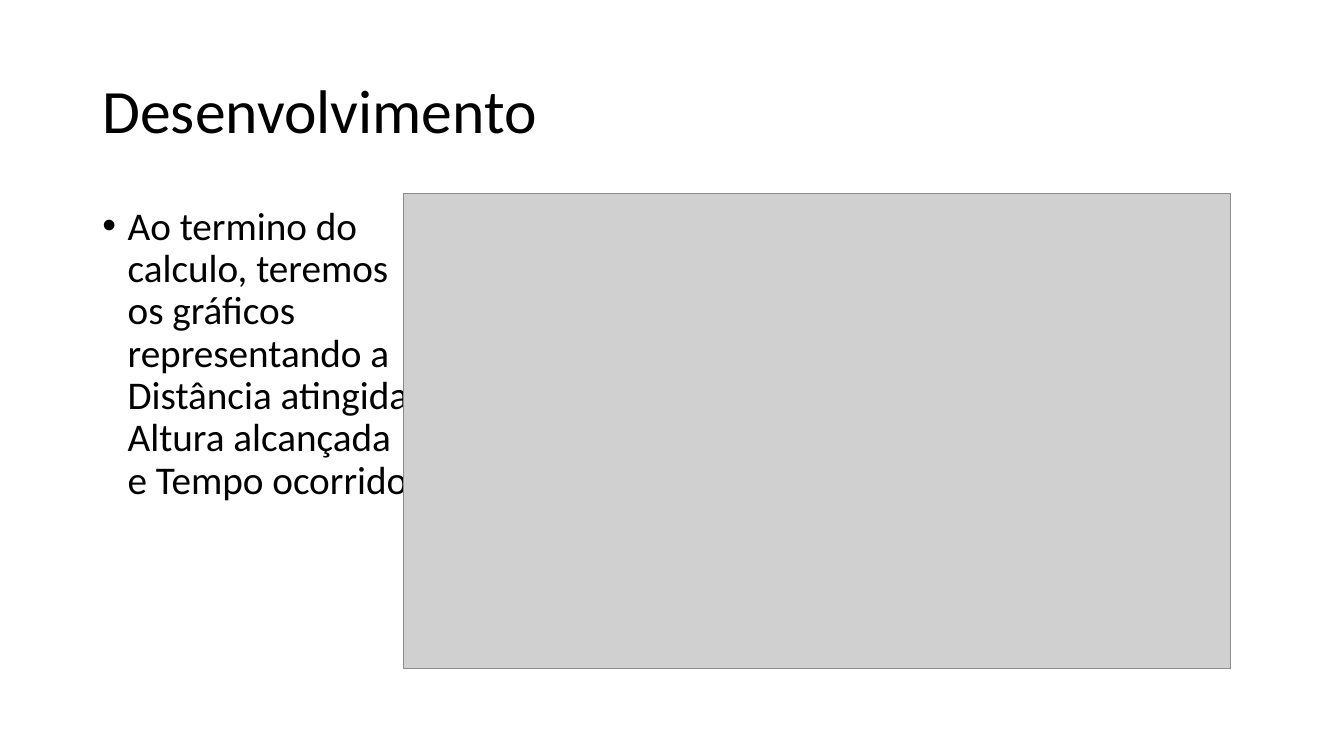
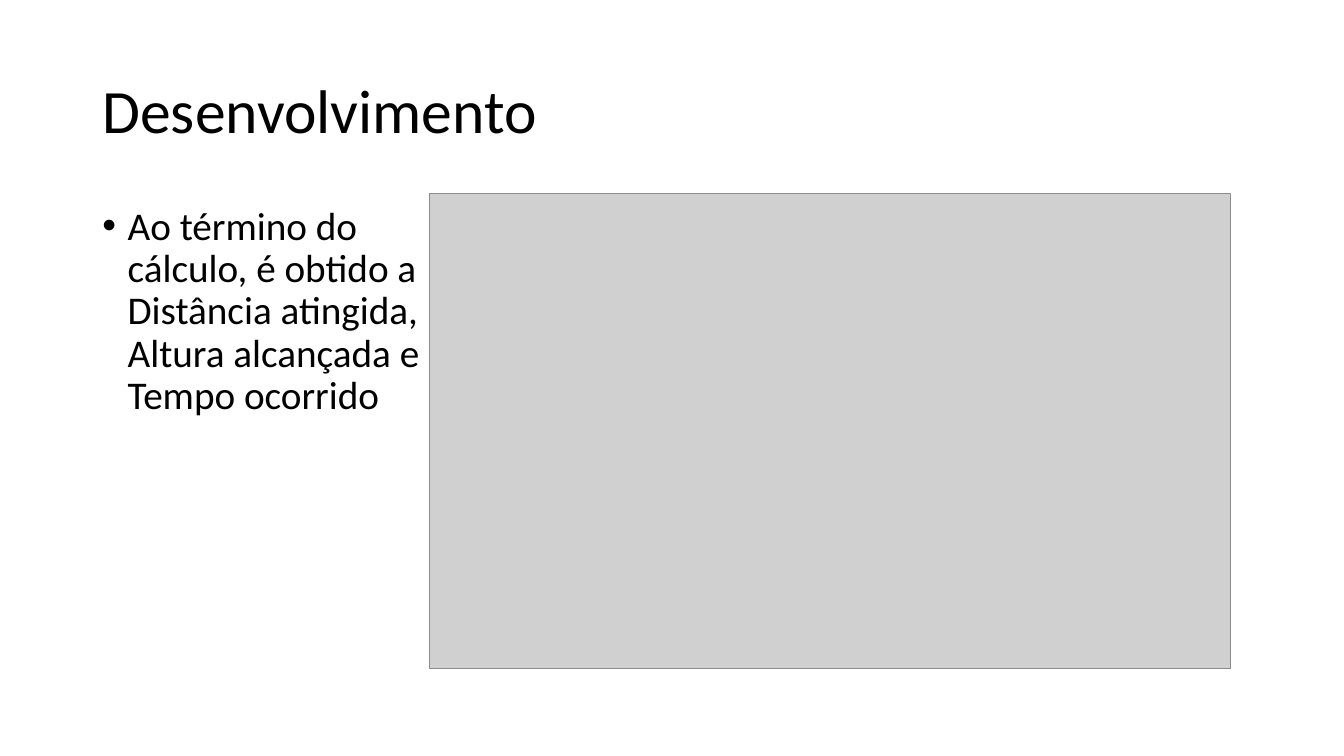
Before and after one commit to jonatanrinckus/SimulacaoDiscretaTrabalhoM2, a slide deck: slide 11 of new/Estudo Modelagem Bifocal.pptx (slide 8 before the commit). Drawn at 1344x756 pixels with LibreOffice and Linux fonts; fonts in the diff are those of the drawing; grey boxes stand for pictures. Boxes give left, top, right and bottom in pixels: in the first picture for what was removed or moved away, otherwise in the second. Text is boxed around its words. In the diff, an @@ line names an element or a change of style, - is before the commit and + after.

```diff
--- a/new/Estudo Modelagem Bifocal.pptx
+++ b/new/Estudo Modelagem Bifocal.pptx
@@ picture resized from (x1=403, y1=194, x2=1230, y2=669) to (x1=430, y1=194, x2=1231, y2=669) @@
@@ text at (x1=128, y1=212, x2=419, y2=416): text changed @@
-• Ao termino do calculo, teremos os gráficos representando a Distância atingida, Altura alcançada e Tempo ocorrido
+• Ao término do cálculo, é obtido a Distância atingida, Altura alcançada e Tempo ocorrido
```
Also in this commit, not shown: 6 other slides changed, 4 slides added.
